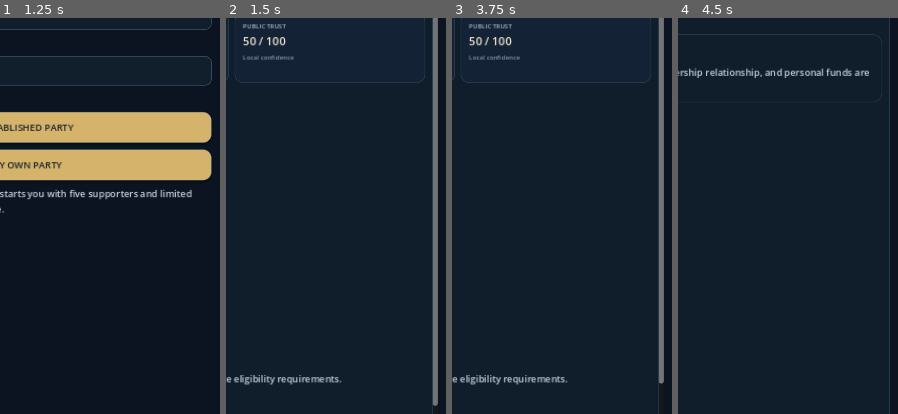
Above: before the commit, frames 1-4 (left to right).
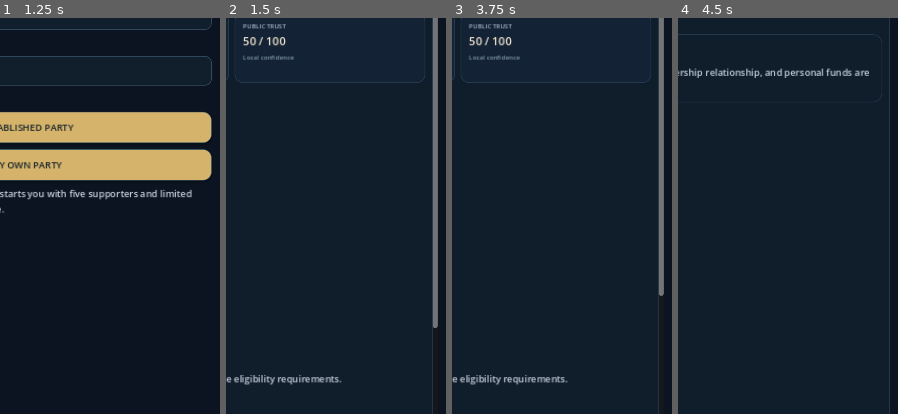
Above: after the commit, the same moments.

Repository: dhanushpoojary9740-boop/political-world
Game: Godot game, scene res://main.tscn
Same seed, same stepped clock (60 frames per second), same inputs: the game is played once before the commit and once after it.
Inputs (mouse positions are % of the whole screen's width and height, from its top left):
- Up to frame 1 (1.25 s): click (50, 19) at 0.52 s; type "Alex" at 0.6 s; click (50, 30) at 0.75 s; type "12" at 0.83 s; click (50, 37) at 0.98 s; type "Alex" at 1.07 s
- Up to frame 2 (1.5 s): click "FOUND MY OWN PARTY" at 1.25 s
- Up to frame 3 (3.75 s): click "SAVE GAME NOW" at 2 s; click "Overview" at 2.75 s; click "ADVANCE ONE MONTH" at 3.5 s
- Up to frame 4 (4.5 s): click "Career" at 4.25 s
The pictures show only the part of the screen within x 48-98%, y 30-80%; the shares and areas given below are measured in that part.

Frame 1 is identical in both runs. In frame 2, 0.4% of the frame differs, in the area x 94-97%, y 77-98%; in frame 3, 0.5%, in the area x 94-97%, y 69-93%; in frame 4, nothing differs.

Commit message:
feat: add shared political world simulation foundation

Diff:
--- a/scripts/main.gd
+++ b/scripts/main.gd
@@ -18,6 +18,7 @@
 var party_page_summary: Label
 var election_page_summary: Label
 var report_label: Label
+var world_politics_label: Label
 var name_input: LineEdit
 var age_input: SpinBox
 var city_input: LineEdit
@@ -290,6 +291,8 @@
     conditions_label = _add_body(overview, "")
     _add_button(overview, "ADVANCE ONE MONTH", _on_advance_month)
     _add_button(overview, "SAVE GAME NOW", _on_save_game)
+    _add_section_title(overview, "WORLD POLITICS")
+    world_politics_label = _add_body(overview, "India-wide political simulation will initialize with your career.")
     _add_section_title(overview, "WORLD REPORT")
     report_label = _add_body(overview, "Your political journey is ready to begin.")
 
@@ -823,6 +826,8 @@
         if is_instance_valid(election_page_summary):
             election_page_summary.text = world.election_summary()
         conditions_label.text = world.local_conditions_summary()
+        if is_instance_valid(world_politics_label):
+            world_politics_label.text = world.world_politics_summary()
         office_tab.visible = world.has_elected_office
         if main_tab_buttons.size() > 5:
             main_tab_buttons[5].visible = world.has_elected_office
--- a/scripts/world_simulation.gd
+++ b/scripts/world_simulation.gd
@@ -100,6 +100,7 @@
 var district_role_application_pending: bool = false
 var district_role_approved: bool = false
 var district_service_record: int = 0
+var world_state: Dictionary = {}
 
 func initialize() -> void:
     parties = {
@@ -120,6 +121,226 @@
             "is_player_created": false
         }
     }
+    _initialize_world_state()
+
+func _initialize_world_state() -> void:
+    # Shared, serializable world layer. Regional support is tracked independently
+    # so popularity in one state does not automatically become nationwide strength.
+    var state_names: Array[String] = [
+        "Andhra Pradesh", "Arunachal Pradesh", "Assam", "Bihar", "Chhattisgarh",
+        "Goa", "Gujarat", "Haryana", "Himachal Pradesh", "Jharkhand",
+        "Karnataka", "Kerala", "Madhya Pradesh", "Maharashtra", "Manipur",
+        "Meghalaya", "Mizoram", "Nagaland", "Odisha", "Punjab", "Rajasthan",
+        "Sikkim", "Tamil Nadu", "Telangana", "Tripura", "Uttar Pradesh",
+        "Uttarakhand", "West Bengal"
+    ]
+    var regional_support: Dictionary = {}
+    for party_id in parties.keys():
+        var party: Dictionary = parties[party_id]
+        var support_by_state: Dictionary = {}
+        for state_name in state_names:
+            var base_support := float(party.get("popularity", 0.0))
+            if state_name == "Karnataka":
+                base_support += 5.0
+            support_by_state[state_name] = clampf(base_support, 0.5, 85.0)
+        regional_support[str(party_id)] = support_by_state
+    var state_elections: Array[Dictionary] = []
+    for i in range(state_names.size()):
+        state_elections.append({
+            "state": state_names[i],
+            "next_year": 2028 + (i % 4),
+            "month": 5 if i % 2 == 0 else 11,
+            "assembly_seats": 60 + (i % 7) * 30,
+            "last_result": "Not yet held",
+            "last_winner": ""
+        })
+    world_state = {
+        "schema_version": 1,
+        "regional_support": regional_support,
+        "state_elections": state_elections,
+        "national_election": {"next_year": 2029, "month": 5, "seats": 543, "last_result": "Not yet held", "last_winner": ""},
+        "global_relations": {},
+        "last_monthly_report": "The political world is ready. Regional party organization and election calendars are initialized."
+    }
+
+func _ensure_party_world_presence(party_id: String) -> void:
+    if party_id.is_empty() or not parties.has(party_id):
+        return
+    if world_state.is_empty():
+        _initialize_world_state()
+    var regional: Dictionary = world_state.get("regional_support", {})
+    if regional.has(party_id):
+        return
+    var party: Dictionary = parties[party_id]
+    var support_by_state: Dictionary = {}
+    for election in world_state.get("state_elections", []):
+        var state_name := str(election.get("state", "Karnataka"))
+        var base_support := float(party.get("popularity", 0.0))
+        if state_name == "Karnataka":
+            base_support += 5.0
+        support_by_state[state_name] = clampf(base_support, 0.5, 85.0)
+    regional[party_id] = support_by_state
+    world_state["regional_support"] = regional
+
+func _process_world_politics_monthly() -> void:
+    if world_state.is_empty():
+        _initialize_world_state()
+    for party_id_variant in parties.keys():
+        var party_id := str(party_id_variant)
+        _ensure_party_world_presence(party_id)
+    var regional: Dictionary = world_state.get("regional_support", {})
+    var report_lines: Array[String] = []
+
+    # Rival parties also run monthly operations, with separate accounts.
+    for party_id_variant in parties.keys():
+        var party_id := str(party_id_variant)
+        if party_id == player_party_id:
+            continue
+        var rival_party: Dictionary = parties[party_id]
+        var rival_members := int(rival_party.get("members", 0))
+        var rival_popularity := float(rival_party.get("popularity", 0.0))
+        var rival_funds := int(rival_party.get("funds", 0))
+        var rival_debt := int(rival_party.get("debt", 0))
+        var recruits := clampi(roundi(rival_popularity / 18.0), 0, 12)
+        var donations := 1500 + rival_members * 12
+        var operating_cost := 1200 + rival_members * 9
+        rival_members += recruits
+        var net_cash := donations - operating_cost
+        if net_cash >= 0:
+            var debt_repayment := mini(rival_debt, net_cash)
+            rival_debt -= debt_repayment
+            rival_funds += net_cash - debt_repayment
+        else:
+            var shortfall := -net_cash
+            var paid := mini(rival_funds, shortfall)
+            rival_funds -= paid
+            rival_debt += shortfall - paid
+        rival_party["members"] = rival_members
+        rival_party["funds"] = rival_funds
+        rival_party["debt"] = rival_debt
+        rival_party["popularity"] = minf(100.0, rival_popularity + float(recruits) * 0.01)
+        parties[party_id] = rival_party
+
+    # Every six months, modest membership moves from the weakest party to the
+    # strongest when their popularity gap is meaningful.
+    if month % 6 == 0 and parties.size() > 1:
+        var strongest_id := ""
+        var weakest_id := ""
+        var strongest_support := -1.0
+        var weakest_support := 101.0
+        for party_id_variant in parties.keys():
+            var party_id := str(party_id_variant)
+            var party_record: Dictionary = parties[party_id]
+            var support_score := float(party_record.get("popularity", 0.0))
+            if support_score > strongest_support:
+                strongest_support = support_score
+                strongest_id = party_id
+            if support_score < weakest_support:
+                weakest_support = support_score
+                weakest_id = party_id
+        if strongest_id != weakest_id and strongest_support - weakest_support >= 10.0:
+            var strong_party: Dictionary = parties[strongest_id]
+            var weak_party: Dictionary = parties[weakest_id]
+            var transfer := mini(25, maxi(1, int(weak_party.get("members", 0)) / 1000))
+            weak_party["members"] = maxi(0, int(weak_party.get("members", 0)) - transfer)
+            strong_party["members"] = int(strong_party.get("members", 0)) + transfer
+            parties[strongest_id] = strong_party
+            parties[weakest_id] = weak_party
+            report_lines.append("Party movement: %d members shifted from %s to %s after a sustained support gap." % [transfer, str(weak_party.get("name", "a party")), str(strong_party.get("name", "a party"))])
+
+    # AI organization builds and loses support state by state. The player's party
+    # gets the same autonomous regional growth outside direct player decisions.
+    for party_id_variant in parties.keys():
+        var party_id := str(party_id_variant)
+        var party: Dictionary = parties[party_id]
+        var party_popularity := float(party.get("popularity", 0.0))
+        var support_by_state: Dictionary = regional.get(party_id, {})
+        for state_name_variant in support_by_state.keys():
+            var state_name := str(state_name_variant)
+            var support := float(support_by_state[state_name])
+            var drift := (party_popularity - support) * 0.025
+            if state_name == home_state and party_id == player_party_id:
+                drift += 0.04
+            support_by_state[state_name] = clampf(support + drift, 0.5, 95.0)
+        regional[party_id] = support_by_state
+    world_state["regional_support"] = regional
+
+    # Resolve scheduled state assembly elections automatically. The player's
+    # organization contests Karnataka under AI management unless a later player
+    # control action is added; other states are always AI-administered.
+    var state_elections: Array = world_state.get("state_elections", [])
+    for i in range(state_elections.size()):
+        var election: Dictionary = state_elections[i]
+        if int(election.get("next_year", 0)) != year or int(election.get("month", 0)) != month:
+            continue
+        var state_name := str(election.get("state", ""))
+        var winner_id := ""
+        var winner_score := -1.0
+        var state_support: Dictionary = {}
+        for party_id_variant in parties.keys():
+            var party_id := str(party_id_variant)
+            var party: Dictionary = parties[party_id]
+            var party_support: Dictionary = regional.get(party_id, {})
+            var support := float(party_support.get(state_name, float(party.get("popularity", 0.0))))
+            var score := support + log(maxf(1.0, float(party.get("members", 1))) / 100.0) * 1.5
+            state_support[party_id] = score
+            if score > winner_score:
+                winner_score = score
+                winner_id = party_id
+        var winner_party: Dictionary = parties.get(winner_id, {})
+        var winner_name := str(winner_party.get("name", "AI party"))
+        election["last_result"] = "%s won the modeled assembly election" % winner_name
+        election["last_winner"] = winner_id
+        election["next_year"] = int(election.get("next_year", year)) + 5
+        state_elections[i] = election
+        report_lines.append("AI election: %s assembly — %s won; next modeled election %s." % [state_name, winner_name, str(election["next_year"])])
+    world_state["state_elections"] = state_elections
+
+    var national: Dictionary = world_state.get("national_election", {})
+    if int(national.get("next_year", 0)) == year and int(national.get("month", 0)) == month:
+        var national_winner := ""
+        var national_score := -1.0
+        for party_id_variant in parties.keys():
+            var party_id := str(party_id_variant)
+            var party: Dictionary = parties[party_id]
+            var score := float(party.get("popularity", 0.0)) + log(maxf(1.0, float(party.get("members", 1))) / 100.0)
+            if score > national_score:
+                national_score = score
+                national_winner = party_id
+        var national_winner_party: Dictionary = parties.get(national_winner, {})
+        var national_name := str(national_winner_party.get("name", "AI party"))
+        national["last_result"] = "%s formed the modeled largest Lok Sabha bloc" % national_name
+        national["last_winner"] = national_winner
+        national["next_year"] = int(national.get("next_year", year)) + 5
+        report_lines.append("AI national election: %s became the largest modeled Lok Sabha bloc; next modeled election %s." % [national_name, str(national["next_year"])])
+    world_state["national_election"] = national
+
+    if report_lines.is_empty():
+        report_lines.append("AI party organizations reviewed regional support and continued routine activity across India.")
+    world_state["last_monthly_report"] = "\n".join(report_lines)
+    notifications.append_array(report_lines)
+
+func world_politics_summary() -> String:
+    if world_state.is_empty():
+        return "India-wide party organization and election calendars will initialize with the next monthly simulation."
+    var regional: Dictionary = world_state.get("regional_support", {})
+    var player_support := 0.0
+    var player_regions: Dictionary = regional.get(player_party_id, {})
+    if not player_regions.is_empty():
+        player_support = float(player_regions.get(home_state, 0.0))
+    var next_state_name := ""
+    var next_state_year := 99999
+    var next_state_month := 13
+    for election_variant in world_state.get("state_elections", []):
+        var election: Dictionary = election_variant
+        var election_year := int(election.get("next_year", 99999))
+        var election_month := int(election.get("month", 13))
+        if election_year < next_state_year or (election_year == next_state_year and election_month < next_state_month):
+            next_state_year = election_year
+            next_state_month = election_month
+            next_state_name = str(election.get("state", ""))
+    var national: Dictionary = world_state.get("national_election", {})
+    return "INDIA-WIDE POLITICAL WORLD\nRegional party support in %s: %.1f / 100\nNext modeled state assembly election: %s — %s %d\nNext modeled Lok Sabha election: %s %d\nAI organizations manage routine campaigning and participation when you do not act. Election calendars are game-model schedules, not official dates." % [home_state, player_support, next_state_name, _month_name(next_state_month), next_state_year, _month_name(int(national.get("month", 5))), int(national.get("next_year", 2029))]
 
 func local_election_area() -> String:
     return "%s, %s" % [home_city.strip_edges(), home_state]
@@ -205,6 +426,7 @@
         career_rank = "Party founder"
         local_leader_relationship = 5.0
         notifications = ["You founded %s with five initial supporters. Founding a party gives you organizational responsibility, not an elected office." % clean_party_name]
+    _ensure_party_world_presence(player_party_id)
     return true
 
 func perform_activity(activity: String) -> Array[String]:
@@ -721,6 +943,7 @@
             character_age += 1
             notifications.append("Birthday: you are now %d. Personal income and political activity continue on the monthly calendar." % character_age)
         _process_party_monthly()
+        _process_world_politics_monthly()
         _process_office_work()
         if has_elected_office:
             generate_monthly_office_missions()
@@ -780,11 +1003,28 @@
                 ]
             )
     else:
-        local_election_result = "NOT A CANDIDATE"
-        election_vote_share = 0.0
-        notifications.append(
-            "LOCAL ELECTION RESULT. The election took place and your party's AI organization handled its campaign. You were not an approved candidate and gained no elected office."
-        )
+        # AI fallback: the party still fields an eligible fictional candidate and
+        # runs a campaign if the player does not register or receive the ticket.
+        var party: Dictionary = parties.get(player_party_id, {})
+        var party_popularity := float(party.get("popularity", 0.0))
+        var party_members := int(party.get("members", 0))
+        var campaign_spend := mini(int(party.get("funds", 0)), LOCAL_CAMPAIGN_MODEL_BUDGET)
+        party["funds"] = int(party.get("funds", 0)) - campaign_spend
+        var ai_candidate_score := party_popularity * 1.1 + log(maxf(1.0, float(party_members))) * 2.2 + reputation * 0.2 + campaign_spend / 50000.0
+        var rival_score := 34.0 + randf_range(-7.0, 7.0)
+        election_vote_share = clampf(50.0 + (ai_candidate_score - rival_score) * 1.1, 8.0, 92.0)
+        var party_votes := roundi(float(election_turnout) * election_vote_share / 100.0)
+        var rival_votes := election_turnout - party_votes
+        if party_votes > rival_votes:
+            local_election_result = "AI PARTY WON"
+            party["popularity"] = minf(100.0, party_popularity + 0.6)
+            party["members"] = party_members + maxi(1, roundi(float(party_members) * 0.002))
+            notifications.append("AI CAMPAIGN RESULT — Your party's candidate won in %s with %.1f%% of votes. Campaign spending: ₹%s. You did not stand, so you do not receive the elected office." % [local_election_area(), election_vote_share, _format_number(campaign_spend)])
+        else:
+            local_election_result = "AI PARTY LOST"
+            party["popularity"] = maxf(0.5, party_popularity - 0.4)
+            notifications.append("AI CAMPAIGN RESULT — Your party contested in %s but lost with %.1f%% of votes. Campaign spending: ₹%s. AI leadership will review the result." % [local_election_area(), election_vote_share, _format_number(campaign_spend)])
+        parties[player_party_id] = party
 
     last_local_election_result = local_election_result
     last_election_vote_share = election_vote_share
@@ -852,6 +1092,8 @@
             lines.append("Previous result (%d): WON — %.1f%% of votes." % [last_local_election_year, last_election_vote_share])
         elif last_local_election_result == "LOST":
             lines.append("Previous result (%d): LOST — %.1f%% of votes." % [last_local_election_year, last_election_vote_share])
+        elif last_local_election_result == "AI PARTY WON" or last_local_election_result == "AI PARTY LOST":
+            lines.append("Previous result (%d): Your party's AI candidate %s — %.1f%% of votes. You did not stand." % [last_local_election_year, "won" if last_local_election_result == "AI PARTY WON" else "lost", last_election_vote_share])
         else:
             lines.append("Previous result (%d): You were not an approved candidate." % last_local_election_year)
     if has_elected_office:
@@ -877,7 +1119,7 @@
 
 func save_game() -> bool:
     var save_data: Dictionary = {
-        "save_version": 8,
+        "save_version": 9,
         "year": year,
         "month": month,
         "character_name": character_name,
@@ -926,7 +1168,8 @@
         "district_party_role": district_party_role,
         "district_role_application_pending": district_role_application_pending,
         "district_role_approved": district_role_approved,
-        "district_service_record": district_service_record
+        "district_service_record": district_service_record,
+        "world_state": world_state
     }
     var file := FileAccess.open(SAVE_PATH, FileAccess.WRITE)
     if file == null:
@@ -1002,6 +1245,13 @@
     district_role_application_pending = bool(parsed.get("district_role_application_pending", false))
     district_role_approved = bool(parsed.get("district_role_approved", false))
     district_service_record = int(parsed.get("district_service_record", 0))
+    var saved_world_state: Variant = parsed.get("world_state", {})
+    if typeof(saved_world_state) == TYPE_DICTIONARY and not saved_world_state.is_empty():
+        world_state = saved_world_state
+    else:
+        _initialize_world_state()
+    for party_id_variant in parties.keys():
+        _ensure_party_world_presence(str(party_id_variant))
     if loaded_save_version < 5:
         # Migrate older saves from the prototype's nominal stipend to the new modeled household budget.
         monthly_income = 35000
